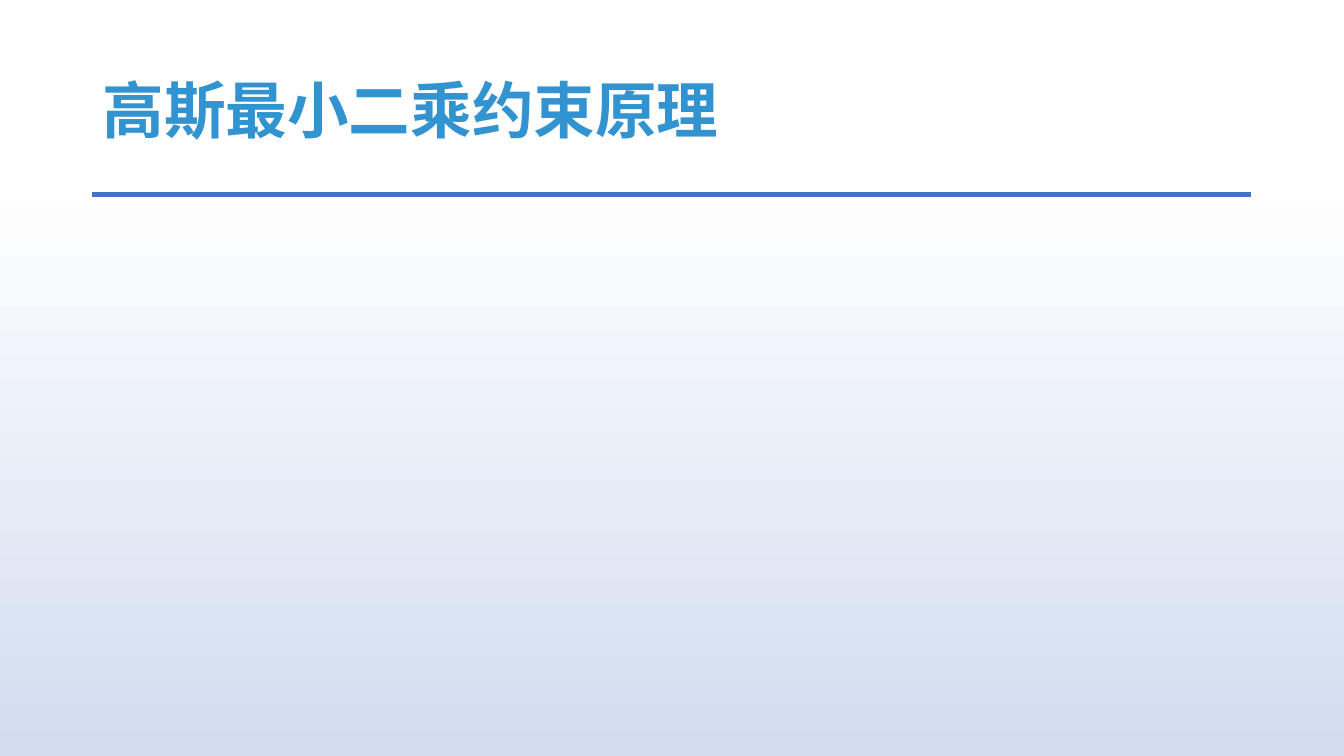
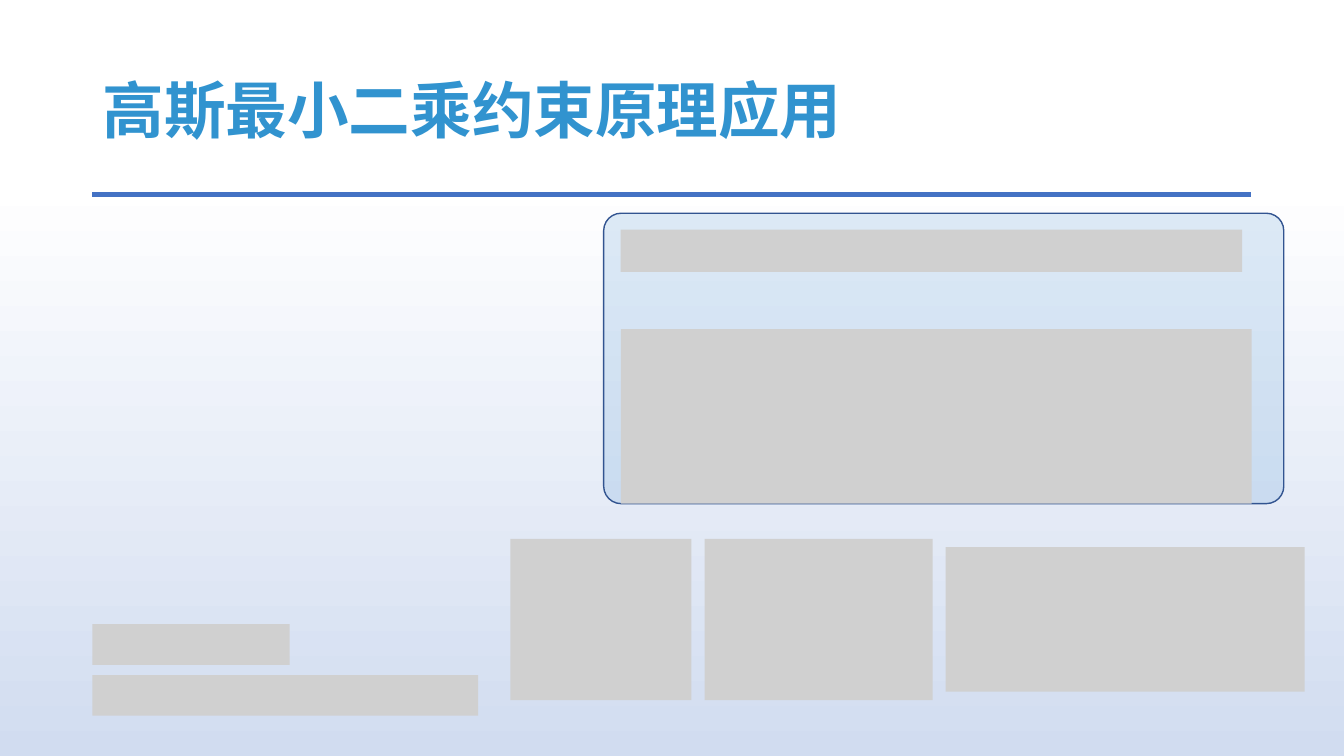
Before and after one commit to answerear/UnityFluid, a slide deck: slide 9 of doc/流体模拟入门分享-Part II.pptx (slide 29 before the commit). Drawn at 1344x756 pixels with LibreOffice and Linux fonts; fonts in the diff are those of the drawing; grey boxes stand for pictures. Boxes give left, top, right and bottom in pixels: in the first picture for what was removed or moved away, otherwise in the second. Text is boxed around its words. In the diff, an @@ line names an element or a change of style, - is before the commit and + after.

```diff
--- a/doc/流体模拟入门分享-Part II.pptx
+++ b/doc/流体模拟入门分享-Part II.pptx
@@ title at (x1=102, y1=80, x2=841, y2=140): text changed @@
-高斯最小二乘约束原理
+高斯最小二乘约束原理应用
@@ rounded rectangle added at (x1=604, y1=214, x2=1285, y2=504), fill #5B9BD5 at 20% opacity, outline #325491 1 pt @@
@@ picture added at (x1=621, y1=230, x2=1243, y2=272) @@
@@ picture added at (x1=621, y1=329, x2=1252, y2=503) @@
@@ picture added at (x1=510, y1=539, x2=692, y2=701) @@
@@ picture added at (x1=705, y1=539, x2=933, y2=701) @@
@@ picture added at (x1=946, y1=547, x2=1305, y2=693) @@
@@ picture added at (x1=93, y1=624, x2=290, y2=664) @@
@@ picture added at (x1=93, y1=676, x2=479, y2=716) @@
```
Also in this commit, not shown: 6 other slides changed, 5 slides added, 24 slides removed, 1 other file.
